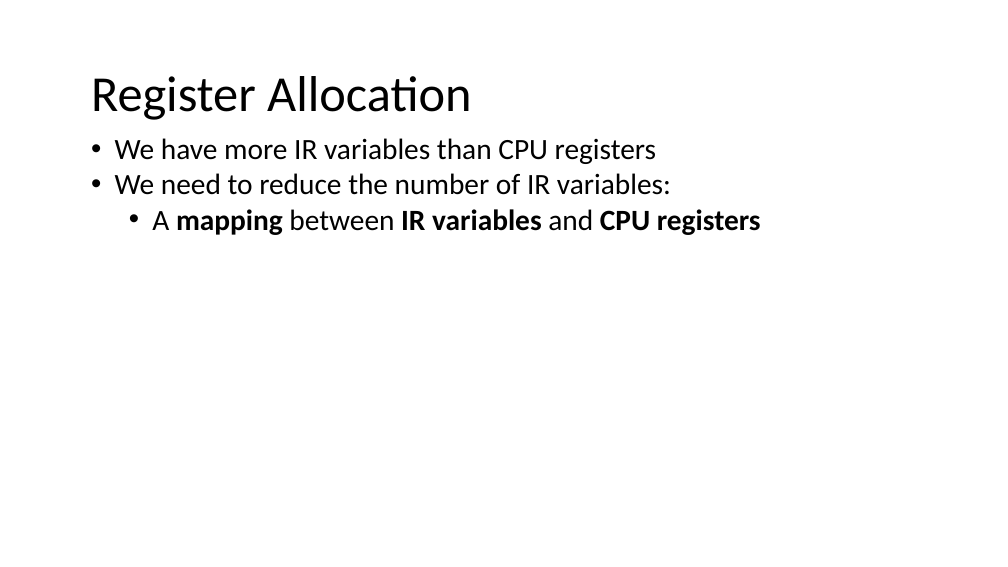
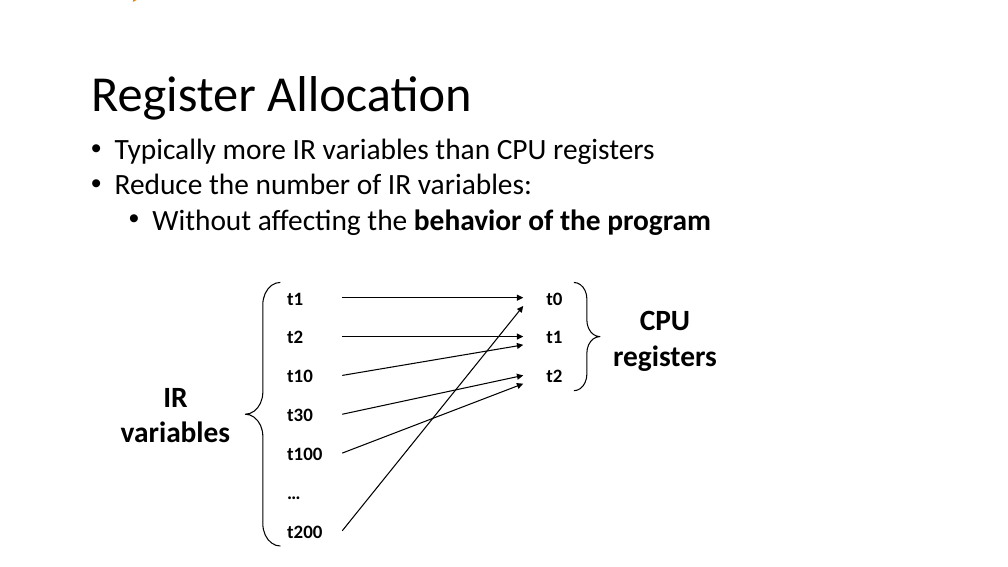
Before and after one commit to nivshani/compilation, a slide deck: slide 2 of slides/register_allocation.pptx. Drawn at 1008x567 pixels with LibreOffice and Linux fonts; fonts in the diff are those of the drawing. Boxes give left, top, right and bottom in pixels: in the first picture for what was removed or moved away, otherwise in the second. Text is boxed around its words. In the diff, an @@ line names an element or a change of style, - is before the commit and + after.

```diff
--- a/slides/register_allocation.pptx
+++ b/slides/register_allocation.pptx
@@ text at box(115, 138, 711, 235): text changed @@
-• We have more IR variables than CPU registers
-• We need to reduce the number of IR variables:
-  • A mapping between IR variables and CPU registers
+• Typically more IR variables than CPU registers
+• Reduce the number of IR variables:
+  • Without affecting the behavior of the program
@@ left brace added at box(246, 283, 281, 547), outline #000000 1 pt @@
@@ text added at box(287, 292, 303, 305), 18 pt, text #000000, bold @@
+t1
@@ arrow added from (343, 298) to (523, 298), #000000 1 pt @@
@@ text added at box(546, 292, 562, 305), 18 pt, text #000000, bold @@
+t0
@@ left brace added at box(574, 283, 600, 391), outline #000000 1 pt @@
@@ arrow added from (343, 531) to (523, 306), #000000 1 pt @@
@@ text added at box(613, 310, 717, 371), 28 pt, text #000000, bold @@
+CPU registers
@@ text added at box(287, 330, 303, 343), 18 pt, text #000000, bold @@
+t2
@@ arrow added from (343, 337) to (523, 337), #000000 1 pt @@
@@ arrow added from (343, 376) to (523, 345), #000000 1 pt @@
@@ text added at box(546, 330, 562, 343), 18 pt, text #000000, bold @@
+t1
@@ text added at box(121, 388, 231, 443), 28 pt, text #000000, bold @@
+IR variables
@@ text added at box(287, 369, 313, 382), 18 pt, text #000000, bold @@
+t10
@@ arrow added from (343, 414) to (523, 376), #000000 1 pt @@
@@ arrow added from (343, 453) to (523, 384), #000000 1 pt @@
@@ text added at box(546, 369, 562, 382), 18 pt, text #000000, bold @@
+t2
@@ text added at box(287, 408, 313, 421), 18 pt, text #000000, bold @@
+t30
@@ text added at box(287, 447, 322, 460), 18 pt, text #000000, bold @@
+t100
@@ text added at box(280, 477, 343, 507), 18 pt, text #000000, bold @@
+…
@@ text added at box(287, 525, 322, 538), 18 pt, text #000000, bold @@
+t200
```
Also in this commit, not shown: 37 other slides changed, 7 slides added, 3 slides removed, 1 other file.
